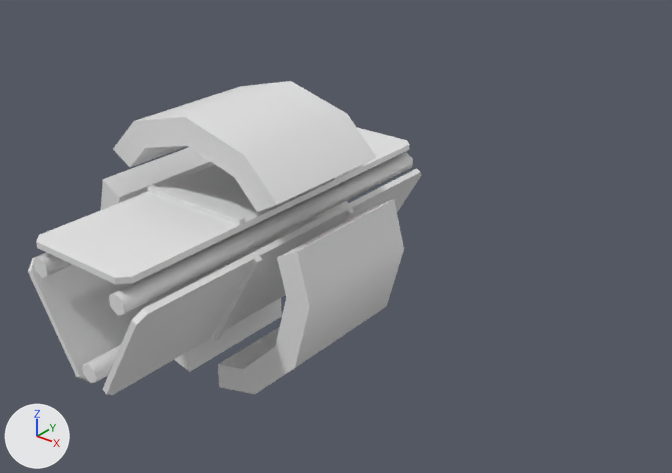
An edit to the FBX model Assets/Content/Meshes/socketship.fbx, drawn before and after from the same camera.
The view is the same before and after, from a 50 mm camera at (11.68, -11.8, 7.95) aimed at (-0.14, 2.97, -1.21). Lighting does not change. The marker at lower left points along +X, +Y and +Z. Where no turn or scale is listed for an object, it has been applied to the vertices.

Names of what the first picture shows: 'Engine Ring', 'Trimodule.Base'.
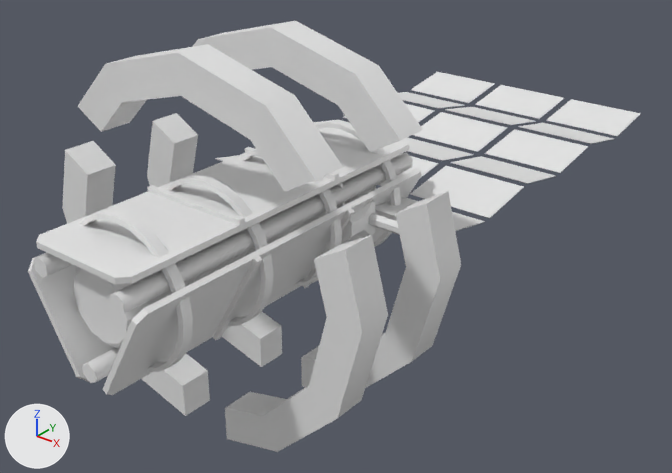
The change, as a list of edits to the scene's bpy script:
```text
Change me_cylinder_013:
    where me_cylinder_013.from_pydata(...)  # 60 vertices, 54 faces; spans x -2.78..2.78, y -1.39..1.39, z -2.67..2.78
    used by ob_engine_ring; location = (0.0, 0.0, 0.0)
    me_cylinder_013 part 1: the loose piece of 20 vertices spanning x -2.1..2.1, y -1.39..1.39, z 1.43..2.78 is scaled about its middle by (1.42, 0.253, 1.42), then moved by (0.0, 1.21, 0.86)
    me_cylinder_013 part 2: the loose piece of 20 vertices spanning x 0.42..2.78, y -1.39..1.39, z -2.67..0.97 is scaled about its middle by (1.42, 0.253, 1.42), then moved by (0.67, 1.21, -0.38)
    me_cylinder_013 part 3: the loose piece of 20 vertices spanning x -2.78..-0.42, y -1.39..1.39, z -2.67..0.97 is scaled about its middle by (1.42, 0.253, 1.42), then moved by (-0.67, 1.21, -0.38)
    me_cylinder_013 part 4: the loose piece of 20 vertices spanning x -2.1..2.1, y -1.39..1.39, z 1.43..2.78 is copied, and the copy is scaled about its middle by (1.42, 0.253, 1.42), then moved by (0.0, -1.09, 0.86); it spans x -2.98..2.98, y -1.44..-0.74, z 2.01..3.92
    me_cylinder_013 part 5: the loose piece of 20 vertices spanning x 0.42..2.78, y -1.39..1.39, z -2.67..0.97 is copied, and the copy is scaled about its middle by (1.42, 0.253, 1.42), then moved by (0.67, -1.09, -0.38); it spans x 0.6..3.94, y -1.44..-0.74, z -3.81..1.35
    me_cylinder_013 part 6: the loose piece of 20 vertices spanning x -2.78..-0.42, y -1.39..1.39, z -2.67..0.97 is copied, and the copy is scaled about its middle by (1.42, 0.253, 1.42), then moved by (-0.67, -1.09, -0.38); it spans x -3.94..-0.6, y -1.44..-0.74, z -3.81..1.35
Change me_cylinder_002:
    used by ob_trimodule_base; location = (0.0, 0.06, 0.0)
    remove me_cylinder_002.from_pydata(...)  # 156 vertices, 126 faces; spans x -1.6..1.6, y -4.05..3.93, z -1.61..1.15
    add me_cylinder_002.from_pydata(...)  # 228 vertices, 188 faces; spans x -1.6..1.6, y -4.05..3.93, z -1.61..1.15
    me_cylinder_002 part 7: a new loose piece of 72 vertices spanning x -1.0..1.0, y -3.67..3.22, z -1.0..1.0
Add me_plane_003:
    me_plane_003.from_pydata(...)  # 144 vertices, 36 faces; spans x -3.2..3.2, y 0.09..9.52, z -0.15..0.14
Add me_cylinder_009:
    me_cylinder_009.from_pydata(...)  # 384 vertices, 384 faces; spans x -1.49..1.49, y -3.16..3.09, z -1.49..1.49
Add me_cylinder_014_1:
    me_cylinder_014_1.from_pydata(...)  # 291 vertices, 279 faces; spans x -2.91..2.91, y -0.5..2.23, z -0.96..0.96
Add ob_radiator_segment:
    ob_radiator_segment = bpy.data.objects.new('Radiator Segment', me_plane_003)
    ob_radiator_segment.location = (0.0, 2.2, 0.0)
Add ob_trimodule_base_001:
    ob_trimodule_base_001 = bpy.data.objects.new('Trimodule.Base.001', me_cylinder_009)
    ob_trimodule_base_001.location = (0.0, 0.06, 0.0)
Add ob_radiator_base:
    ob_radiator_base = bpy.data.objects.new('Radiator Base', me_cylinder_014_1)
    ob_radiator_base.location = (0.0, 0.0, 0.0)
```

Boxes [x1, y1, x2, y2] around the edits, measured in the pictures (672 x 473 px; the box of a moved part takes in the faces that stretch with it):
'Engine Ring', reshaped (32% wider, 38% taller)
    before: [101, 81, 404, 394]
    after: [62, 21, 461, 452]
'Trimodule.Base', reshaped
    before: [28, 128, 422, 395]
    after: [28, 122, 422, 395]
'Radiator Segment', added
    after: [215, 72, 641, 231]
'Trimodule.Base.001', added
    after: [79, 121, 401, 372]
'Radiator Base', added
    after: [337, 183, 400, 244]
part 1 of me_cylinder_013, moved or reshaped
    before: [113, 81, 377, 212]
    after: [189, 21, 423, 152]
part 2 of me_cylinder_013, moved or reshaped
    before: [218, 199, 404, 394]
    after: [301, 192, 461, 388]
part 3 of me_cylinder_013, moved or reshaped
    before: [101, 147, 282, 372]
    after: [147, 113, 282, 367]
part 4 of me_cylinder_013, added
    after: [78, 44, 343, 192]
part 5 of me_cylinder_013, added
    after: [225, 235, 388, 452]
part 6 of me_cylinder_013, added
    after: [62, 141, 210, 416]
part 7 of me_cylinder_002, added
    after: [74, 169, 376, 349]
